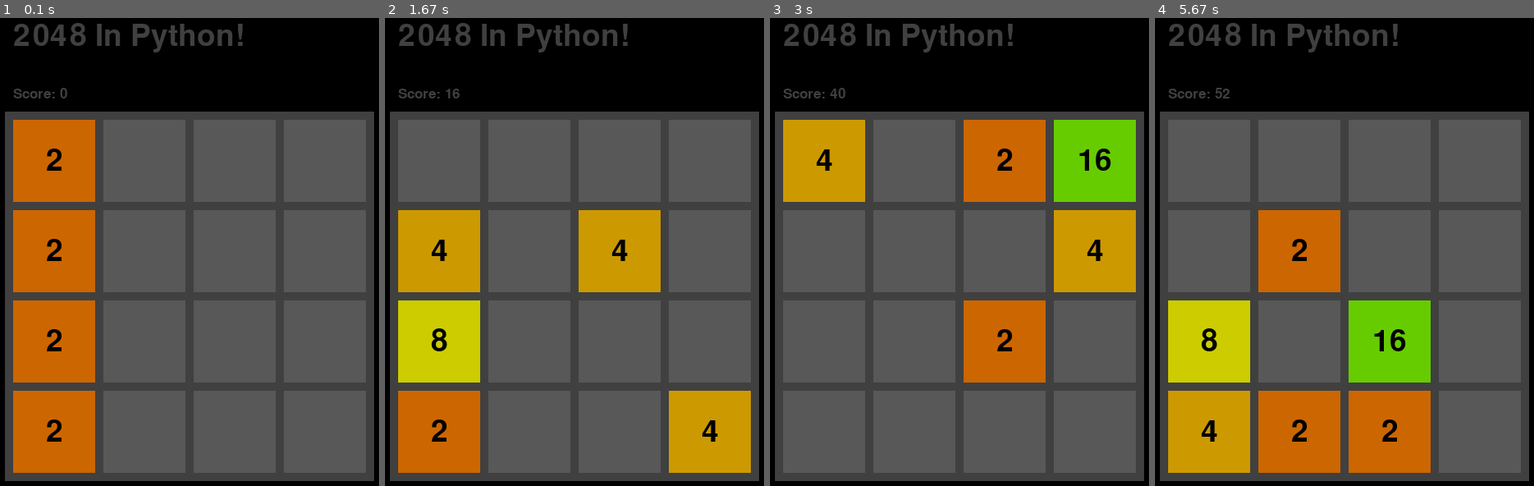
Above: before the commit, frames 1-4 (left to right).
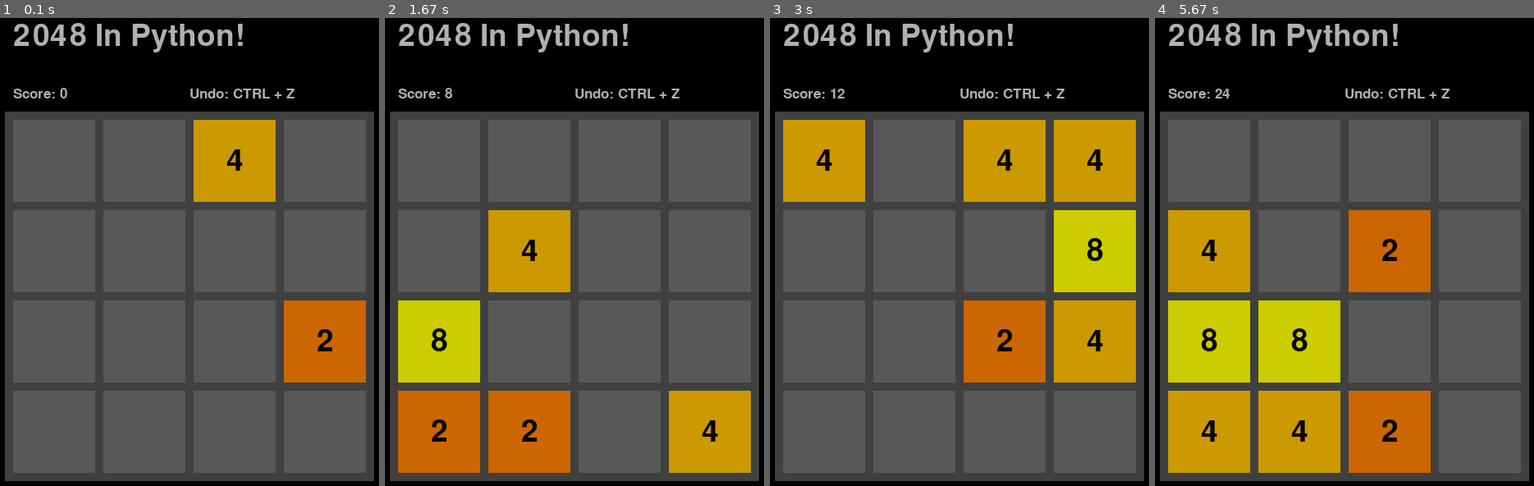
Above: after the commit, the same moments.

Repository: BubbaTLC/Pygame-2048
Game: pygame game, started from main.py
The game is run twice, just before and just after one commit, with the same random seed, the same clock (stepped at 60 frames per second) and the same inputs.
Inputs:
- Up to frame 1 (0.1 s): no input
- Up to frame 2 (1.67 s): hold W 0.33-0.8 s; hold Right 0.33-0.8 s; tap A at 0.83 s; tap S at 1.27 s
- Up to frame 3 (3 s): hold Right 1.93-2.67 s; hold Up from 2.7 s (still down)
- Up to frame 4 (5.67 s): release Up at 3.57 s; hold Right 3.6-4.55 s; hold Left 4.58-5.6 s; hold Down from 5.63 s (still down)

The runs differ from the first frame. In frame 1, 24% of the frame differs, in the area x 3-97%, y 1-98%; in frame 2, 17%; in frame 3, 17%; in frame 4, 24%, in the area x 3-78%, y 1-98%.

Commit message:
Fully functional. Going to implement high score saving.

Diff:
--- a/main.py
+++ b/main.py
@@ -1,4 +1,5 @@
 import pygame
+from pygame.locals import *
 import numpy as np
 import sys
 import math
@@ -22,8 +23,8 @@
 GAME_COLORS = {
     "BLACK" : (0,0,0),
     "WHITE" : (255,255,255),
-    "BLACK_LIGHT": (64,64,64),
-    "BLACK_RED": (245,245,245),
+    "DARK_GRAY": (64,64,64),
+    "LIGHT_GRAY": (176,176,176),
     "0": (88,88,88),
     "2": (204, 102, 0),
     "4": (204, 153, 0),
@@ -54,16 +55,16 @@
     """
     This function will randomly place the 2 tiles onto the board.
     """
-    # tile1 = random.choice(CHOICE)
-    # tile2 = random.choice(CHOICE)
-    # board[2] = tile1
-    # board[3] = tile2
-    # np.random.shuffle(board)
-
-    board[0] = 2
-    board[4] = 2
-    board[8] = 2
-    board[12] = 2
+    tile1 = random.choice(CHOICE)
+    tile2 = random.choice(CHOICE)
+    board[2] = tile1
+    board[3] = tile2
+    np.random.shuffle(board)
+
+    # board[0] = 2
+    # board[4] = 2
+    # board[8] = 2
+    # board[12] = 2
 
     # tiles = [ 2, 4, 8, 4, 4, 8, 4,  2, 64,  32,  16,   4, 16,  64, 256, 512]
     # for i in range(16):
@@ -257,7 +258,7 @@
     This function draws the board to the screen
     """
     pygame.draw.rect(screen, GAME_COLORS['BLACK'], (0,0,SCREEN_WIDTH, SCREEN_HEIGHT)) # Background
-    pygame.draw.rect(screen, GAME_COLORS['BLACK_LIGHT'], (10,30+TILE_SIZE, SCREEN_WIDTH-20, SCREEN_HEIGHT-40-TILE_SIZE)) # Tile background
+    pygame.draw.rect(screen, GAME_COLORS['DARK_GRAY'], (10,30+TILE_SIZE, SCREEN_WIDTH-20, SCREEN_HEIGHT-40-TILE_SIZE)) # Tile background
     tempBoard = board.copy().reshape(WIDTH,HEIGHT)
 
     # Display the tiles
@@ -270,41 +271,69 @@
                 screen.blit(label, lblRect)
 
     # Display the score
-    label = ariel_25.render(f'Score: {score}', 1, GAME_COLORS['BLACK_LIGHT'])
+    label = ariel_25.render(f'Score: {score}', 1, GAME_COLORS['LIGHT_GRAY'])
     screen.blit(label, (20,TILE_SIZE))
 
+    undo = ariel_25.render(f'Undo: CTRL + Z', 1, GAME_COLORS['LIGHT_GRAY'])
+    screen.blit(undo, (SCREEN_WIDTH//2,TILE_SIZE))
+
     # Display the Game title
-    title = ariel_55.render("2048 In Python!", 1, GAME_COLORS['BLACK_LIGHT'])
+    title = ariel_55.render("2048 In Python!", 1, GAME_COLORS['LIGHT_GRAY'])
     screen.blit(title, (20,20))
 
+def draw_button(centerX, centerY, width, height, text="button"):
+    # Display button
+    rect1 = Rect(0,0,0,0)
+    rect1.size=(width, height)
+    rect1.centerx = (centerX)
+    rect1.centery = (centerY)
+    pygame.draw.rect(screen, GAME_COLORS['LIGHT_GRAY'], rect1)
+
+    rect2 = Rect(0,0,0,0)
+    rect2.size=(width-10, height-10)
+    rect2.centerx = (centerX)
+    rect2.centery = (centerY)
+    pygame.draw.rect(screen, GAME_COLORS['DARK_GRAY'], rect2)
+
+    label = ariel_55.render(text,1, GAME_COLORS['LIGHT_GRAY'])
+    lblRect = label.get_rect(center=(centerX, centerY))
+    screen.blit(label, lblRect)
+
+    return rect1
 
 if __name__ == "__main__":
     # * Initialize Game * #
     gameOver = False
     running = True
     score = 0
+    oldScore = score
     board = create_board()
     initialize_game(board)
+    oldBoard = board.copy()
+
     print_board(board, score)
 
     # * Initialize Graphics * #
     pygame.init()
     pygame.display.init()
     pygame.font.init()
+    pygame.display.set_caption("2048 In Python!")
+    icon = pygame.image.load('images\\2048_white.png')
+    pygame.display.set_icon(icon)
     ariel_55 = pygame.font.SysFont("ariel", 55)
     ariel_25 = pygame.font.SysFont("ariel", 25)
     screen = pygame.display.set_mode(SCREEN_SIZE)
     draw_board(board, score)
     pygame.display.update()
 
-
+    button = Rect(0,0,0,0)
     # * Game Loop * #
     while running:
         for event in pygame.event.get():
             if event.type == pygame.QUIT:
                 sys.exit()
 
-            if event.type == pygame.KEYDOWN:
+            if event.type == pygame.KEYDOWN and not gameOver:
                 if event.key == pygame.K_w or event.key == pygame.K_UP:
                     oldBoard = board.copy()
                     oldScore = score
@@ -337,13 +366,34 @@
                 if is_game_over(board):
                     gameOver = True
 
+                # gameOver = True
+
                 if gameOver: # Endgame screen
+                    # Tint the background
+                    bg = pygame.Surface(SCREEN_SIZE)
+                    bg.set_alpha(200)
+                    pygame.draw.rect(bg, GAME_COLORS['BLACK'], (0,0,SCREEN_WIDTH,SCREEN_HEIGHT))
+                    screen.blit(bg, (0, 0))
+
                     labels = ["Game Over!", f"Your Score: {score}", f"Largest Tile: {board.max()}"]
                     for line in range(len(labels)):
-                        label = ariel_55.render(labels[line],1, GAME_COLORS['BLACK_RED'])
-                        lblRect = label.get_rect(center=(SCREEN_WIDTH//2, (SCREEN_HEIGHT//2)+(line*45) ))
+                        label = ariel_55.render(labels[line],1, GAME_COLORS['LIGHT_GRAY'])
+                        lblRect = label.get_rect(center=(SCREEN_WIDTH//2, (SCREEN_HEIGHT//3)+(line*45) ))
                         screen.blit(label, lblRect)
+
+                    # TODO: Ask the player to play again.
+                    button = draw_button(SCREEN_WIDTH//2, (SCREEN_HEIGHT//3)*2, TILE_SIZE*2.5, TILE_SIZE, "Play Again")
 
                     pygame.display.update()
                     print(f"Game Over\nYour Score Was: {score}\nHighest Tile Created: {board.max()}")
-                    # TODO: Ask the player to play again.
+
+            if (event.type == pygame.MOUSEBUTTONDOWN and event.button ==1) and gameOver:
+                pos = pygame.mouse.get_pos()
+                if button.collidepoint(pos):
+                    print("Button Pressed")
+                    gameOver = False
+                    board = create_board()
+                    score = 0
+                    initialize_game(board)
+                    draw_board(board, score)
+                    pygame.display.update()
Empty file added: highscore.txt
Binary file added: images/2048.png
Binary file added: images/2048_white.png
Not shown, changed: .gitignore
